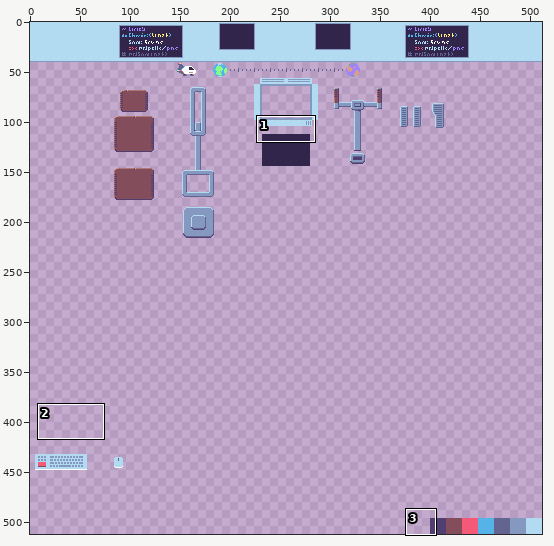
Pixel-art file -- level/spaceship/materials/cockpit.aseprite. The first picture is a wide view before the edit; the outline marks the close-up.
Close-up. Old version:
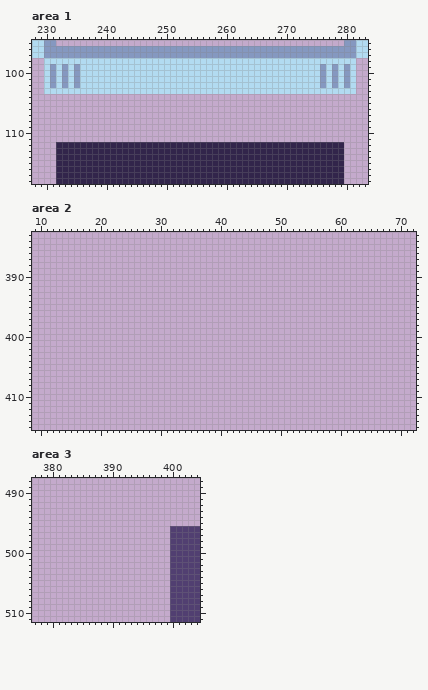
512x512 pixels, 1 frame. Shown: area 1: x 228..283, y 95..118; area 2: x 9..72, y 383..415; area 3: x 377..404, y 488..511. The commit also changed other parts of the picture, which this record leaves out.
New version:
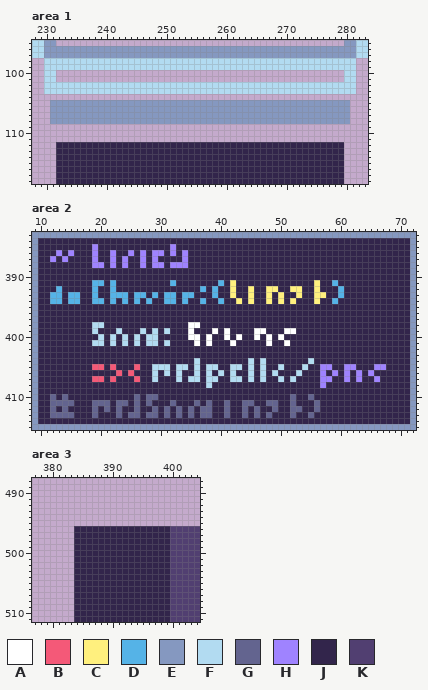
Palette (. is transparent): A #ffffff  B #f45978  C #fff07e  D #55b3e7  E #8598c0  F #b2dbf1  G #63648f  H #9f83ff  J #32254b  K #513f71
Difference:
--- area 1, layer "albedo"
@@ x 228..283 @@
  98 ..FFFFFFFFFFFFFFFFFFFFFFFFFFFFFFFFFFFFFFFFFFFFFFFFFFFF..
- 99 ..FEFEFEFFFFFFFFFFFFFFFFFFFFFFFFFFFFFFFFFFFFFFFFEFEFEF..
-100 ..FEFEFEFFFFFFFFFFFFFFFFFFFFFFFFFFFFFFFFFFFFFFFFEFEFEF..
-101 ..FEFEFEFFFFFFFFFFFFFFFFFFFFFFFFFFFFFFFFFFFFFFFFEFEFEF..
-102 ..FEFEFEFFFFFFFFFFFFFFFFFFFFFFFFFFFFFFFFFFFFFFFFEFEFEF..
+ 99 ..FFFFFFFFFFFFFFFFFFFFFFFFFFFFFFFFFFFFFFFFFFFFFFFFFFFF..
+100 ..FF................................................FF..
+101 ..FF................................................FF..
+102 ..FFFFFFFFFFFFFFFFFFFFFFFFFFFFFFFFFFFFFFFFFFFFFFFFFFFF..
 103 ..FFFFFFFFFFFFFFFFFFFFFFFFFFFFFFFFFFFFFFFFFFFFFFFFFFFF..
 104 ........................................................
-105 ........................................................
-106 ........................................................
-107 ........................................................
-108 ........................................................
+105 ...EEEEEEEEEEEEEEEEEEEEEEEEEEEEEEEEEEEEEEEEEEEEEEEEEE...
+106 ...EEEEEEEEEEEEEEEEEEEEEEEEEEEEEEEEEEEEEEEEEEEEEEEEEE...
+107 ...EEEEEEEEEEEEEEEEEEEEEEEEEEEEEEEEEEEEEEEEEEEEEEEEEE...
+108 ...EEEEEEEEEEEEEEEEEEEEEEEEEEEEEEEEEEEEEEEEEEEEEEEEEE...
 109 ........................................................
--- area 2, layers "emission", "albedo"
@@ x 9..72 @@
-383 ................................................................
-384 ................................................................
-385 ................................................................
-386 ................................................................
-387 ................................................................
-388 ................................................................
-389 ................................................................
-390 ................................................................
-391 ................................................................
-392 ................................................................
-393 ................................................................
-394 ................................................................
-395 ................................................................
-396 ................................................................
-397 ................................................................
-398 ................................................................
-399 ................................................................
-400 ................................................................
-401 ................................................................
-402 ................................................................
-403 ................................................................
-404 ................................................................
-405 ................................................................
-406 ................................................................
-407 ................................................................
-408 ................................................................
-409 ................................................................
-410 ................................................................
-411 ................................................................
-412 ................................................................
-413 ................................................................
-414 ................................................................
-415 ................................................................
+383 EEEEEEEEEEEEEEEEEEEEEEEEEEEEEEEEEEEEEEEEEEEEEEEEEEEEEEEEEEEEEEEE
+384 EJJJJJJJJJJJJJJJJJJJJJJJJJJJJJJJJJJJJJJJJJJJJJJJJJJJJJJJJJJJJJJE
+385 EJJJJJJJJJHJJJJJJJJJJJJHJJJJJJJJJJJJJJJJJJJJJJJJJJJJJJJJJJJJJJJE
+386 EJJJHJHJJJHJJHJJHJHJHHJHJHJJJJJJJJJJJJJJJJJJJJJJJJJJJJJJJJJJJJJE
+387 EJJHJHJJJJHJJHJHJJHJHJJJJHJJJJJJJJJJJJJJJJJJJJJJJJJJJJJJJJJJJJJE
+388 EJJJJJJJJJHHJHJHJJHJHHJHHHJJJJJJJJJJJJJJJJJJJJJJJJJJJJJJJJJJJJJE
+389 EJJJJJJJJJJJJJJJJJJJJJJJJJJJJJJJJJJJJJJJJJJJJJJJJJJJJJJJJJJJJJJE
+390 EJJJJJJJJJJJJJJJJJJJJJJJJJJJJJJJJJJJJJJJJJJJJJJJJJJJJJJJJJJJJJJE
+391 EJJJJJJJJJDDJDJJJJJJJJJDJJJJJJJDJCJJJJJJJJJJJJJCJJDJJJJJJJJJJJJE
+392 EJJJDJJJJJDJJDJJJJJJJJJJJJJJDJDJJCJJCJJCCJJCCJJCJJJDJJJJJJJJJJJE
+393 EJJDDJDDJJDJJDDDJDDJDJDDJDDJJJDJJCJJCJJCJCJJCJJCCJJDJJJJJJJJJJJE
+394 EJJDDJDDJJDDJDJDJDJDJJDDJDJJDJJDJJCJCJJCJCJCJJJCJJDJJJJJJJJJJJJE
+395 EJJJJJJJJJJJJJJJJJJJJJJJJJJJJJJJJJJJJJJJJJJJJJJJJJJJJJJJJJJJJJJE
+396 EJJJJJJJJJJJJJJJJJJJJJJJJJJJJJJJJJJJJJJJJJJJJJJJJJJJJJJJJJJJJJJE
+397 EJJJJJJJJJJJJJJJJJJJJJJJJJJJJJJJJJJJJJJJJJJJJJJJJJJJJJJJJJJJJJJE
+398 EJJJJJJJJJFFJJJJJJJJJJJJJJAAJJJJJJJJJJJJJJJJJJJJJJJJJJJJJJJJJJJE
+399 EJJJJJJJJJFJJJFJJJFJFJFJJJAJJJAJAJJJJAAJJJAAJJJJJJJJJJJJJJJJJJJE
+400 EJJJJJJJJJJFJFJFJFJFFJJJJJAAJAJJAJAJJAJAJAJJJJJJJJJJJJJJJJJJJJJE
+401 EJJJJJJJJJFFJFJFJFJFFJFJJJJAJAJJJAJJJJJAJJAJJJJJJJJJJJJJJJJJJJJE
+402 EJJJJJJJJJJJJJJJJJJJJJJJJJJJJJJJJJJJJJJJJJJJJJJJJJJJJJJJJJJJJJJE
+403 EJJJJJJJJJJJJJJJJJJJJJJJJJJJJJJJJJJJJJJJJJJJJJJJJJJJJJJJJJJJJJJE
+404 EJJJJJJJJJJJJJJJJJJJJJJJJJJFJJJJJJJJFJFJJJJJJJFJJJJJJJJJJJJJJJJE
+405 EJJJJJJJJJBBJBJJJBJJFFFJFFJFJFFJJFFJFJFJJFJJJFJJHHJJHHJJJHHJJJJE
+406 EJJJJJJJJJJJJJBJBJJJFJFJFJJFJFJFJFJJFJFJFJJJFJJJHJHJHJHJHJJJJJJE
+407 EJJJJJJJJJBBJBJJJBJJFJJJFJFFJFFJJFFJFJFJJFJFJJJJHHJJHJHJJHJJJJJE
+408 EJJJJJJJJJJJJJJJJJJJJJJJJJJJJFJJJJJJJJJJJJJJJJJJHJJJJJJJJJJJJJJE
+409 EJJJJJJJJJJJJJJJJJJJJJJJJJJJJJJJJJJJJJJJJJJJJJJJJJJJJJJJJJJJJJJE
+410 EJJGJGJJJJJJJJJJJGJGGJJJJJJJJJJJJJJJJJJJJJJGJJGJJJJJJJJJJJJJJJJE
+411 EJJGGGGJJJGGGJGGJGJGJJJGJJJGJGJJGJJGGJJGGJJGJJJGJJJJJJJJJJJJJJJE
+412 EJJGJGJJJJGJGJGJJGJJGJGJGJGJGGJJGJJGJGJJGJJGGJJGJJJJJJJJJJJJJJJE
+413 EJJGGGGJJJGJJJGJGGJGGJGJGJGJGGJJGJJGJGJGJJJGJJGJJJJJJJJJJJJJJJJE
+414 EJJJJJJJJJJJJJJJJJJJJJJJJJJJJJJJJJJJJJJJJJJJJJJJJJJJJJJJJJJJJJJE
+415 EEEEEEEEEEEEEEEEEEEEEEEEEEEEEEEEEEEEEEEEEEEEEEEEEEEEEEEEEEEEEEEE
--- area 3, layer "albedo"
@@ x 377..404 @@
 495 ............................
-496 .......................KKKKK
-497 .......................KKKKK
-498 .......................KKKKK
-499 .......................KKKKK
-500 .......................KKKKK
-501 .......................KKKKK
-502 .......................KKKKK
-503 .......................KKKKK
-504 .......................KKKKK
-505 .......................KKKKK
-506 .......................KKKKK
-507 .......................KKKKK
-508 .......................KKKKK
-509 .......................KKKKK
-510 .......................KKKKK
-511 .......................KKKKK
+496 .......JJJJJJJJJJJJJJJJKKKKK
+497 .......JJJJJJJJJJJJJJJJKKKKK
+498 .......JJJJJJJJJJJJJJJJKKKKK
+499 .......JJJJJJJJJJJJJJJJKKKKK
+500 .......JJJJJJJJJJJJJJJJKKKKK
+501 .......JJJJJJJJJJJJJJJJKKKKK
+502 .......JJJJJJJJJJJJJJJJKKKKK
+503 .......JJJJJJJJJJJJJJJJKKKKK
+504 .......JJJJJJJJJJJJJJJJKKKKK
+505 .......JJJJJJJJJJJJJJJJKKKKK
+506 .......JJJJJJJJJJJJJJJJKKKKK
+507 .......JJJJJJJJJJJJJJJJKKKKK
+508 .......JJJJJJJJJJJJJJJJKKKKK
+509 .......JJJJJJJJJJJJJJJJKKKKK
+510 .......JJJJJJJJJJJJJJJJKKKKK
+511 .......JJJJJJJJJJJJJJJJKKKKK
Changed places in both close-ups, as pixel boxes (x1, y1, x2, y2):
changed: (50, 64, 350, 124)
added: (32, 232, 416, 430)
added: (74, 526, 170, 622)
